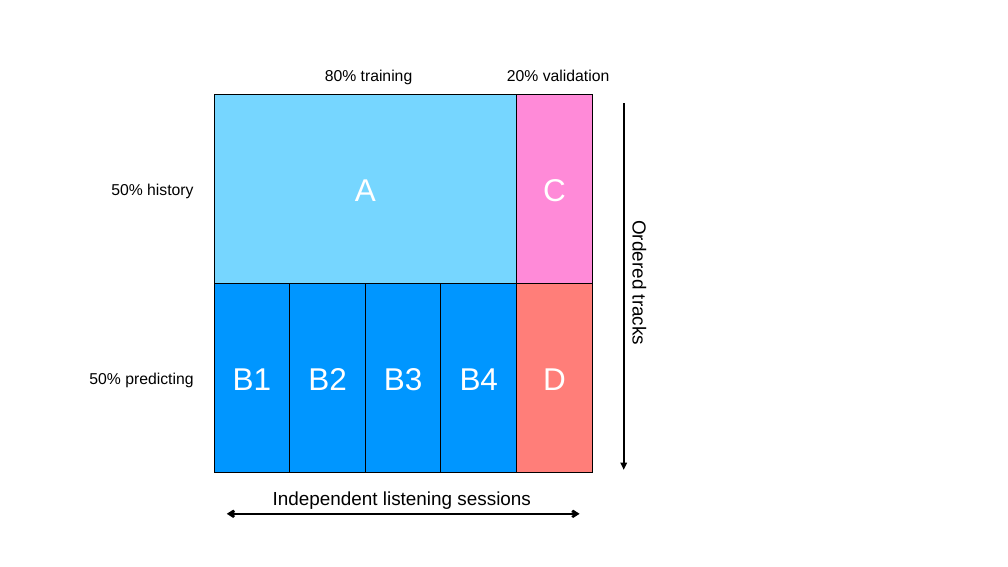
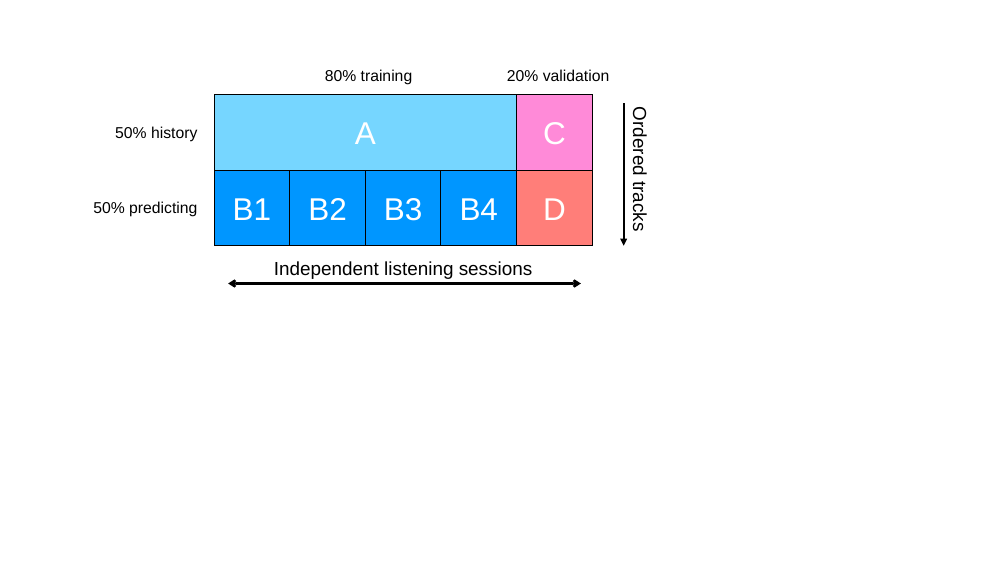
Before and after one commit to curlsloth/Capstone_Spotify-Sequential-Skip-Prediction, a slide deck: slide 1 of notes/data_splitting_plan.pptx. Drawn at 1008x567 pixels with LibreOffice and Linux fonts; fonts in the diff are those of the drawing. Boxes give left, top, right and bottom in pixels: in the first picture for what was removed or moved away, otherwise in the second. Text is boxed around its words. In the diff, an @@ line names an element or a change of style, - is before the commit and + after.

```diff
--- a/notes/data_splitting_plan.pptx
+++ b/notes/data_splitting_plan.pptx
@@ text "50% history": place and size @@
-text "50% history" at [111,183,193,199]
+text "50% history" at [115,126,197,142]
@@ rectangle "A": place and size @@
-rectangle "A" at [214,95,516,284]
+rectangle "A" at [214,95,516,170]
@@ rectangle "C": place and size @@
-rectangle "C" at [516,95,592,284]
+rectangle "C" at [516,95,592,170]
@@ arrow moved from (624, 104) - (624, 470) to (624, 104) - (624, 246) @@
@@ text "Ordered tracks": place and size @@
-text "Ordered tracks" at [629,226,650,344]
+text "Ordered tracks" at [629,113,650,230]
@@ rectangle "B1": place and size @@
-rectangle "B1" at [214,284,290,473]
+rectangle "B1" at [214,170,290,246]
@@ rectangle "B2": place and size @@
-rectangle "B2" at [290,284,365,473]
+rectangle "B2" at [290,170,365,246]
@@ rectangle "B3": place and size @@
-rectangle "B3" at [365,284,441,473]
+rectangle "B3" at [365,170,441,246]
@@ rectangle "B4": place and size @@
-rectangle "B4" at [441,284,516,473]
+rectangle "B4" at [441,170,516,246]
@@ rectangle "D": place and size @@
-rectangle "D" at [516,284,592,473]
+rectangle "D" at [516,170,592,246]
@@ text "50% predicting": place and size @@
-text "50% predicting" at [89,372,193,388]
+text "50% predicting" at [93,201,197,217]
@@ text "Independent listening sessions": place and size @@
-text "Independent listening sessions" at [273,491,531,509]
+text "Independent listening sessions" at [274,261,533,279]
@@ double arrow moved from (580, 514) - (227, 514) to (581, 284) - (228, 284) @@
```
Also in this commit, not shown: 2 other files.
